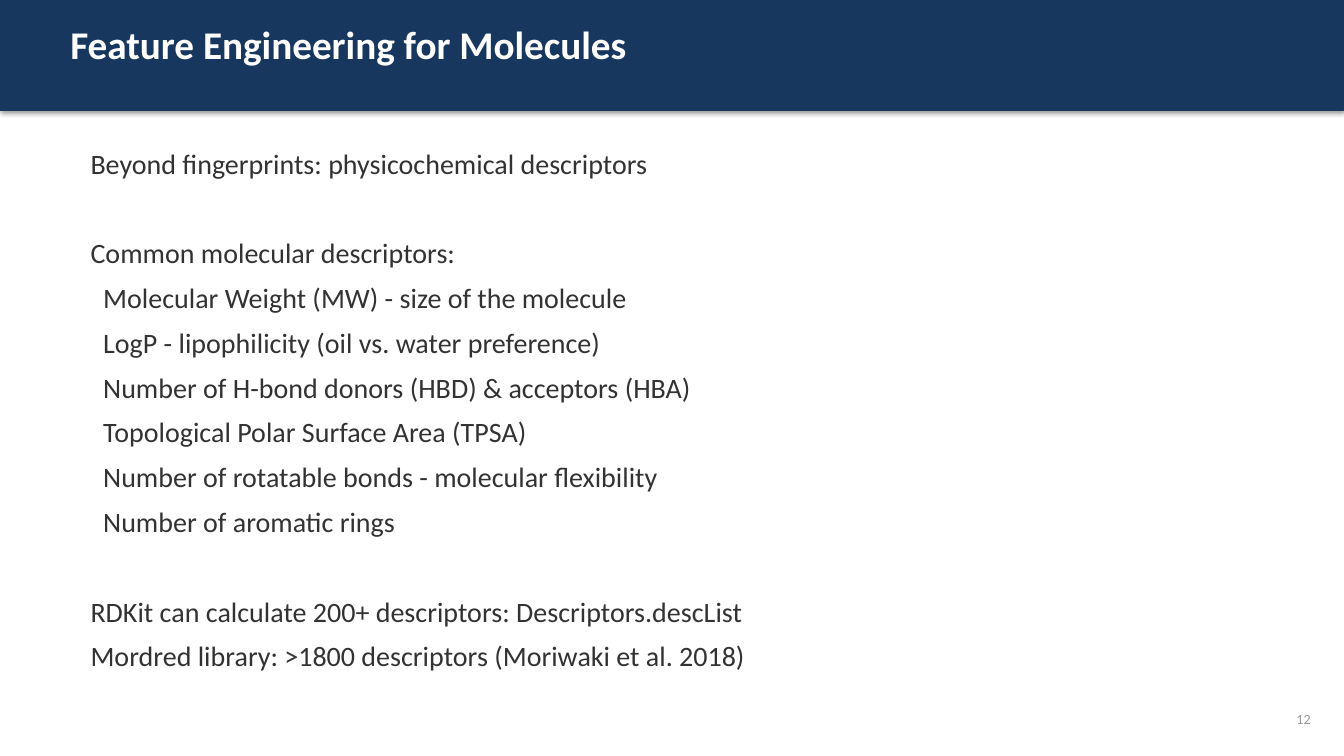
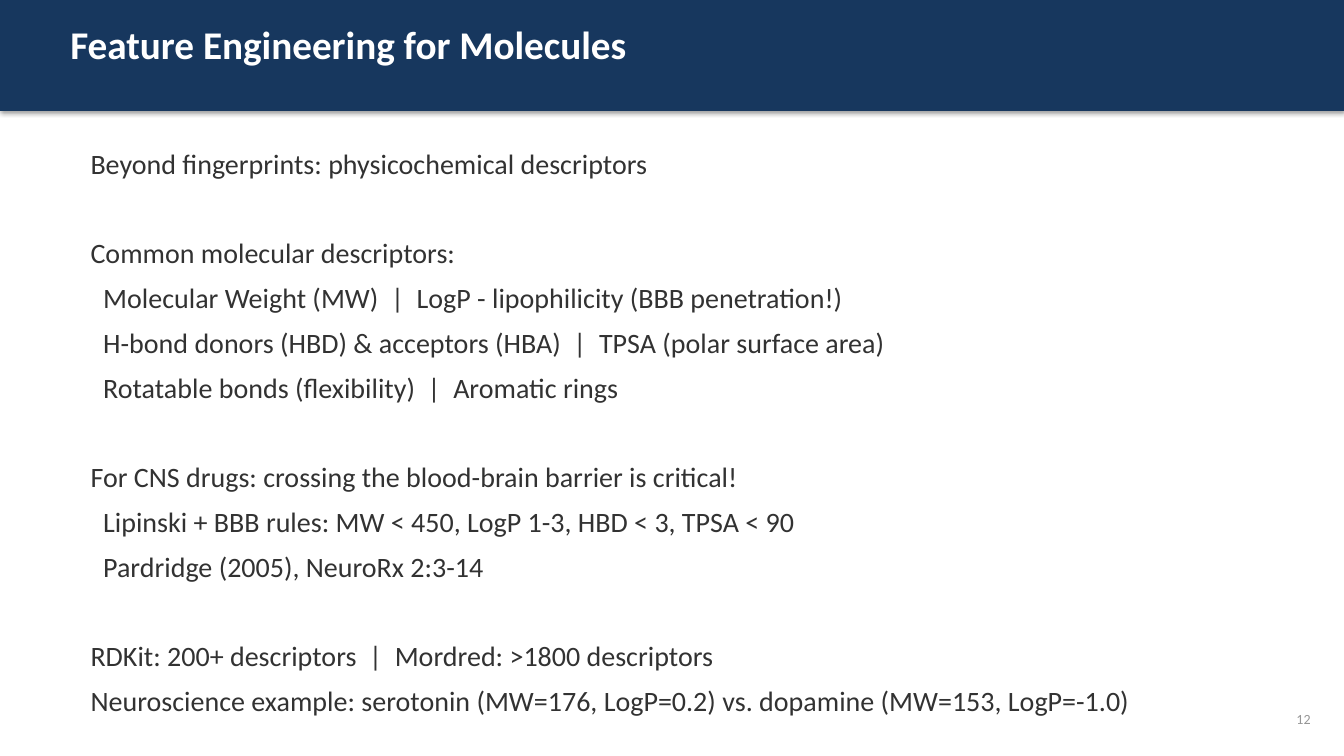
Before and after one commit to officialprateekmethwani-coder/AI-Drug-Discovery, a slide deck: slide 12 of week2_molecular_representation/slides.pptx. Drawn at 1344x756 pixels with LibreOffice and Linux fonts; fonts in the diff are those of the drawing. Boxes give left, top, right and bottom in pixels: in the first picture for what was removed or moved away, otherwise in the second. Text is boxed around its words. In the diff, an @@ line names an element or a change of style, - is before the commit and + after.

```diff
--- a/week2_molecular_representation/slides.pptx
+++ b/week2_molecular_representation/slides.pptx
@@ text at [91,287,1129,716]: text changed @@
-Molecular Weight (MW) - size of the molecule
-LogP - lipophilicity (oil vs. water preference)
-Number of H-bond donors (HBD) & acceptors (HBA)
-Topological Polar Surface Area (TPSA)
-Number of rotatable bonds - molecular flexibility
-Number of aromatic rings
-RDKit can calculate 200+ descriptors: Descriptors.descList
-Mordred library: >1800 descriptors (Moriwaki et al. 2018)
+Molecular Weight (MW) | LogP - lipophilicity (BBB penetration!)
+H-bond donors (HBD) & acceptors (HBA) | TPSA (polar surface area)
+Rotatable bonds (flexibility) | Aromatic rings
+For CNS drugs: crossing the blood-brain barrier is critical!
+Lipinski + BBB rules: MW < 450, LogP 1-3, HBD < 3, TPSA < 90
+Pardridge (2005), NeuroRx 2:3-14
+RDKit: 200+ descriptors | Mordred: >1800 descriptors
+Neuroscience example: serotonin (MW=176, LogP=0.2) vs. dopamine (MW=153, LogP=-1.0)
```
Also in this commit, not shown: 1 other slide changed, 4 other files.
